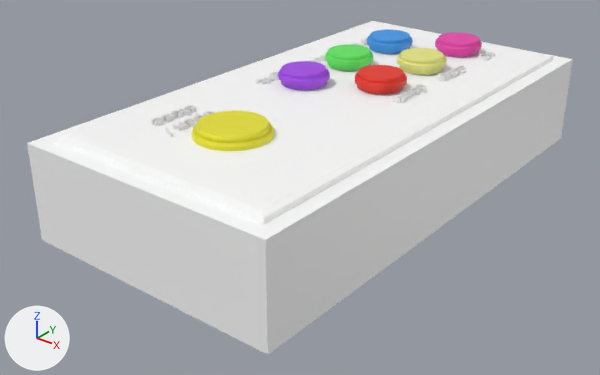
What one commit did to the FBX model CONTROLES.fbx.
The view is the same before and after, from a 50 mm camera at (0.13, -1.324, 0.738) aimed at (-0.859, -0.088, -0.028). The lights are fixed; the arrows at lower left show +X, +Y and +Z. Where no turn or scale is listed for an object, it has been applied to the vertices.

Objects in the first picture: 'Text.001', 'button options', 'button options.001', 'button options.002', 'button options.003', 'button options.004', 'button options.005', 'button options.006', 'help base'.
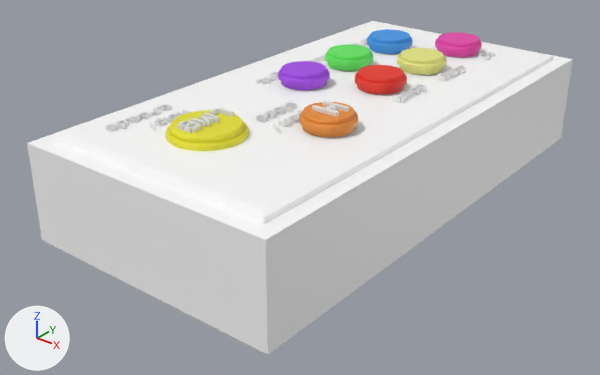
Edits to the scene script, one JSON object a line:
```json
{"op": "add", "block": "mat_material_001", "code": ["mat_material_001 = principled_material('Material.001')", "mat_material_001.base_color = (0.8, 0.262, 0.0363)  # orange #e78c36"]}
{"op": "add", "block": "me_text_007", "code": ["me_text_007 = bpy.data.meshes.new('Text.007')", "me_text_007.from_pydata(...)  # 352 vertices, 500 faces; spans x -0.051..0.027, y -0.156..-0.003, z -0.151..-0.011"]}
{"op": "add", "block": "me_text_008", "code": ["me_text_008 = bpy.data.meshes.new('Text.008')", "me_text_008.from_pydata(...)  # 32 vertices, 44 faces; spans x -0.008..0.047, y -0.045..-0.005, z -0.335..-0.124"]}
{"op": "add", "block": "me_text_009", "code": ["me_text_009 = bpy.data.meshes.new('Text.009')", "me_text_009.from_pydata(...)  # 128 vertices, 124 faces; spans x 0.005..0.044, y -0.127..-0.018, z -0.207..-0.02"]}
{"op": "add", "block": "me_cylinder_001", "code": ["me_cylinder_001 = bpy.data.meshes.new('Cylinder.001')", "me_cylinder_001.from_pydata(...)  # 256 vertices, 226 faces; spans x -0.054..0.054, y -0.054..0.054, z -0.0161..0.0161", "me_cylinder_001.materials.append(mat_material_001)  # orange #e78c36"]}
{"op": "set", "path": "ob_button_options_005.location", "old": "(-0.833, -0.312, 0.17)", "new": "(-0.87, -0.341, 0.17)"}
{"op": "set", "path": "ob_text_001.location", "old": "(-0.939, -0.262, 0.178)", "new": "(-0.8, -0.127, 0.178)"}
{"op": "add", "block": "ob_text_007", "code": ["ob_text_007 = bpy.data.objects.new('Text.007', me_text_007)", "ob_text_007.location = (-0.984, -0.285, 0.187)"]}
{"op": "add", "block": "ob_text_008", "code": ["ob_text_008 = bpy.data.objects.new('Text.008', me_text_008)", "ob_text_008.location = (-0.737, -0.15, 0.335)"]}
{"op": "add", "block": "ob_text_009", "code": ["ob_text_009 = bpy.data.objects.new('Text.009', me_text_009)", "ob_text_009.location = (-0.898, -0.268, 0.221)"]}
{"op": "add", "block": "ob_button_options_007", "code": ["ob_button_options_007 = bpy.data.objects.new('button options.007', me_cylinder_001)", "ob_button_options_007.location = (-0.719, -0.179, 0.188)"]}
```

Where the change shows, as pixel boxes (x1, y1, x2, y2) in the pictures (600 x 375 px):
```json
{"object": "button options.005", "change": "moved", "before": [192, 110, 274, 151], "after": [166, 110, 249, 151]}
{"object": "button options.007", "change": "added", "after": [299, 102, 358, 137], "on screen": "orange"}
{"object": "Text.001", "change": "moved", "before": [151, 105, 215, 137], "after": [256, 102, 302, 133]}
{"object": "Text.007", "change": "added", "after": [105, 104, 191, 132]}
{"object": "Text.009", "change": "added", "after": [178, 108, 234, 133]}
{"object": "Text.008", "change": "added", "after": [312, 101, 349, 117]}
```
